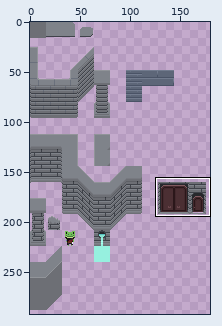
Two versions of one sprite sheet, Artwork/TileSets/TileMaps/Dungeon.png. Above: a wide view before the commit, with the close-up outlined.
Close-up. First the earlier version:
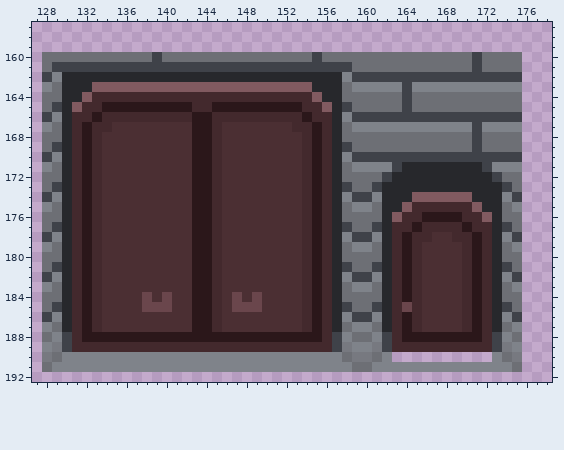
The file is 320x320 pixels. Colours within 5 levels of each other are drawn and written as one. Shown: x 127..178, y 157..192. The wide view leaves out empty margins. The commit also changed other parts of the picture, which this record leaves out.
And afterwards:
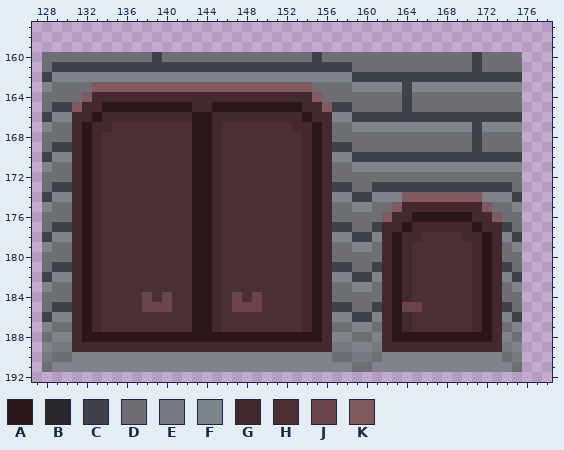
Palette (. is transparent): A #2b171a  B #27282c  C #3f4249  D #6d6f75  E #777980  F #7f838a  G #43292d  H #4b2f33  J #6a464c  K #815a60
The edit:
Colour G becomes colour A in row 176 at x 165 and 170; in row 177 at x 164 and 171; in rows 178 to 188 at x 163 and 172.
Colour B becomes colour C in row 165 at x 130 and 157; in row 169 at x 130 and 157; in row 173 at x 130, 157 and 162 to 173; in row 177 at x 130 and 157; in row 181 at x 130 and 157; in row 185 at x 130 and 157.
Colour B becomes colour D in row 163 at x 130 to 132 and 155 to 157; in row 164 at x 130 to 131 and 156 to 157; in rows 167 to 168 at x 130 and 157; in row 171 at x 130 and 157; in row 172 at x 130, 157 and 163 to 172; in row 175 at x 130, 157, 162 and 173.
Colour B becomes colour D in row 176 at x 130 and 157; in rows 179 to 180 at x 130 and 157; in rows 183 to 184 at x 130 and 157; in row 187 at x 130 and 157.
Colour C becomes colour D in row 172 at x 162 and 173.
Colour F becomes colour D in row 190 at x 130 and 157.
Colour C becomes colour E in row 189 at x 130 and 157.
The author put colour F in row 190 at x 163 to 172.
Colour B becomes colour F in row 162 at x 130 to 157; in row 166 at x 130 and 157; in row 170 at x 130 and 157; in row 171 at x 164 to 171; in row 174 at x 130, 157, 162 to 163 and 172 to 173; in row 178 at x 130 and 157.
Colour B becomes colour F in row 182 at x 130 and 157; in row 186 at x 130 and 157.
Colour C becomes colour F in row 171 at x 163 and 172; in row 188 at x 130 and 157.
Colour A becomes colour G in row 177 at x 165 and 170; in rows 178 to 184 at x 164 and 171; in row 185 at x 171; in rows 186 to 187 at x 164 and 171.
Colour B becomes colour G in rows 177 to 187 at x 162 and 173.
Colour C becomes colour G in rows 188 to 189 at x 162 and 173.
Colour K becomes colour G in row 175 at x 164 and 171; in row 176 at x 163 and 172.
Colour G becomes colour H in row 178 at x 166 and 169; in rows 179 to 184 at x 165 and 170; in row 185 at x 170; in rows 186 to 187 at x 165 and 170.
Colour G becomes colour J in row 185 at x 165.
Colour B becomes colour K in row 174 at x 164 and 171; in row 175 at x 163 and 172; in row 176 at x 162 and 173.
Pixel boxes of the changes (left, top, right, bottom) in both close-ups:
changed: (62, 72, 502, 362)
